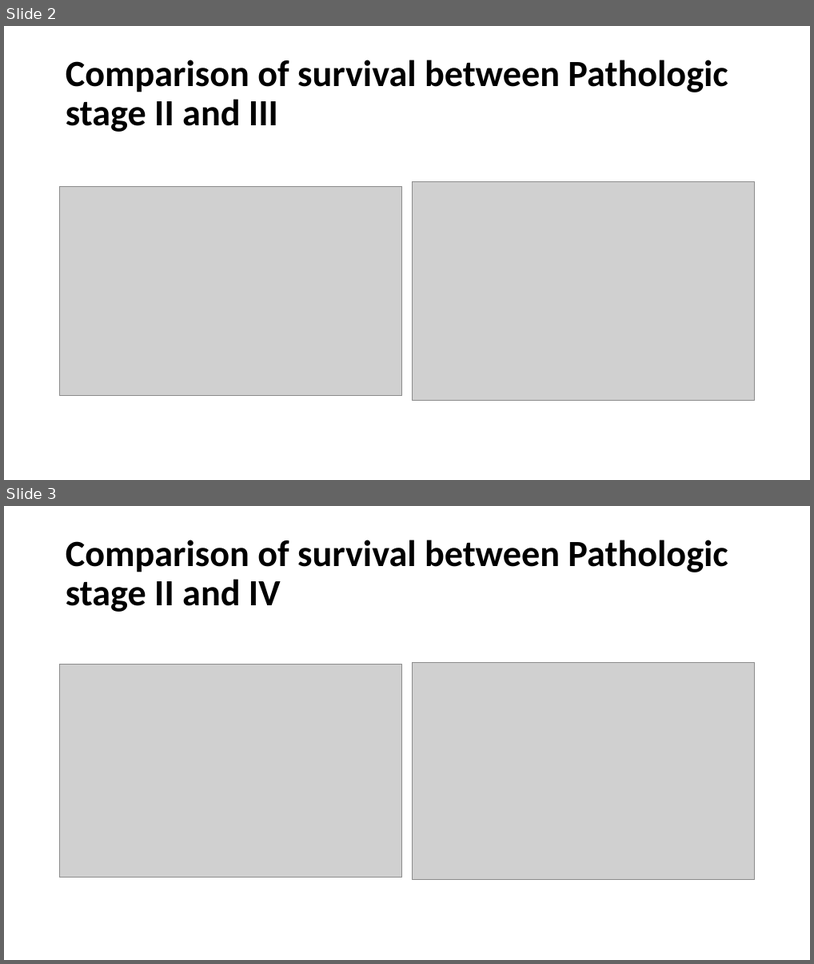
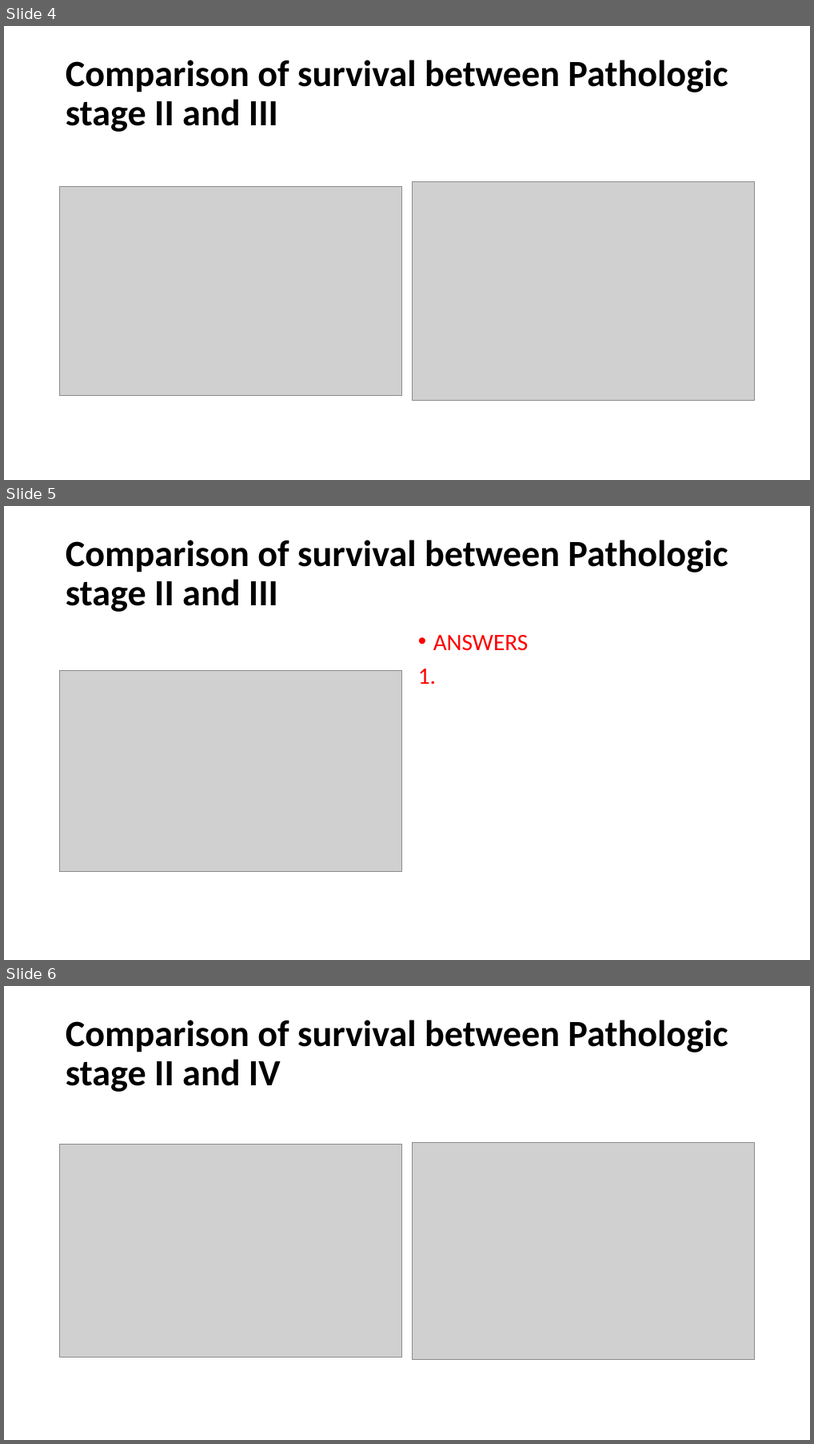
Before and after one commit to rwandarwacu1/Msc_thesis_survival, a slide deck: SURVIVAL RATIO PLOTS_For survey.pptx. Shown one above the other, each under a label of ours: slides 2 and 3 before the commit, slides 4, 5 and 6 after it. The pictures are 814x964 and 814x1444 pixels, drawn with LibreOffice and Linux fonts; fonts in the diff are those of the drawing; grey boxes stand for pictures. Boxes give left, top, right and bottom in pixels: in the first picture for what was removed or moved away, otherwise in the second. Text is boxed around its words. In the diff, an @@ line names an element or a change of style, - is before the commit and + after.

```diff
--- a/SURVIVAL RATIO PLOTS_For survey.pptx
+++ b/SURVIVAL RATIO PLOTS_For survey.pptx
@@ slide 5 added at [4, 506, 810, 960], background #FFFFFF @@
@@ title added at [66, 540, 728, 612], 44 pt, text #000000, bold @@
+Comparison of survival between Pathologic stage II and III
@@ text added at [434, 635, 529, 651], 28 pt, text #FF0000 @@
+• ANSWERS
@@ picture added at [60, 671, 402, 872] @@
@@ what was slide 2 is now slide 4 @@
@@ what was slide 3 is now slide 6 @@
```
Also in this commit, not shown: 3 slides changed, 9 other slides added, 3 other files.
